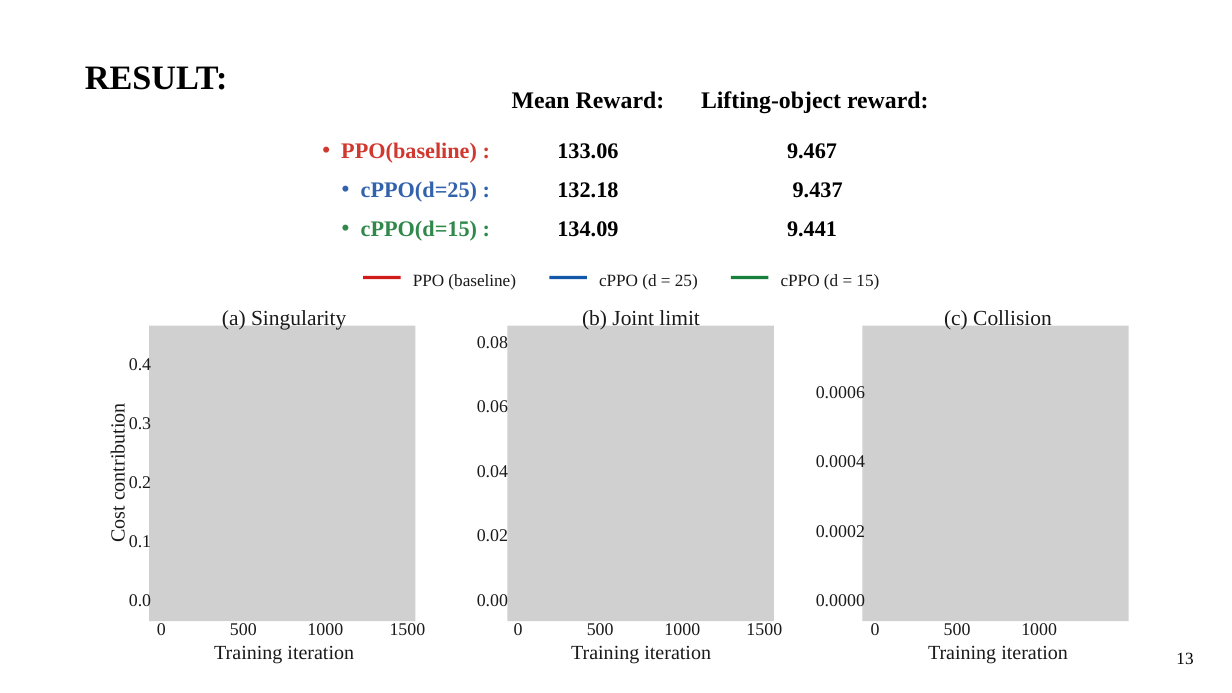
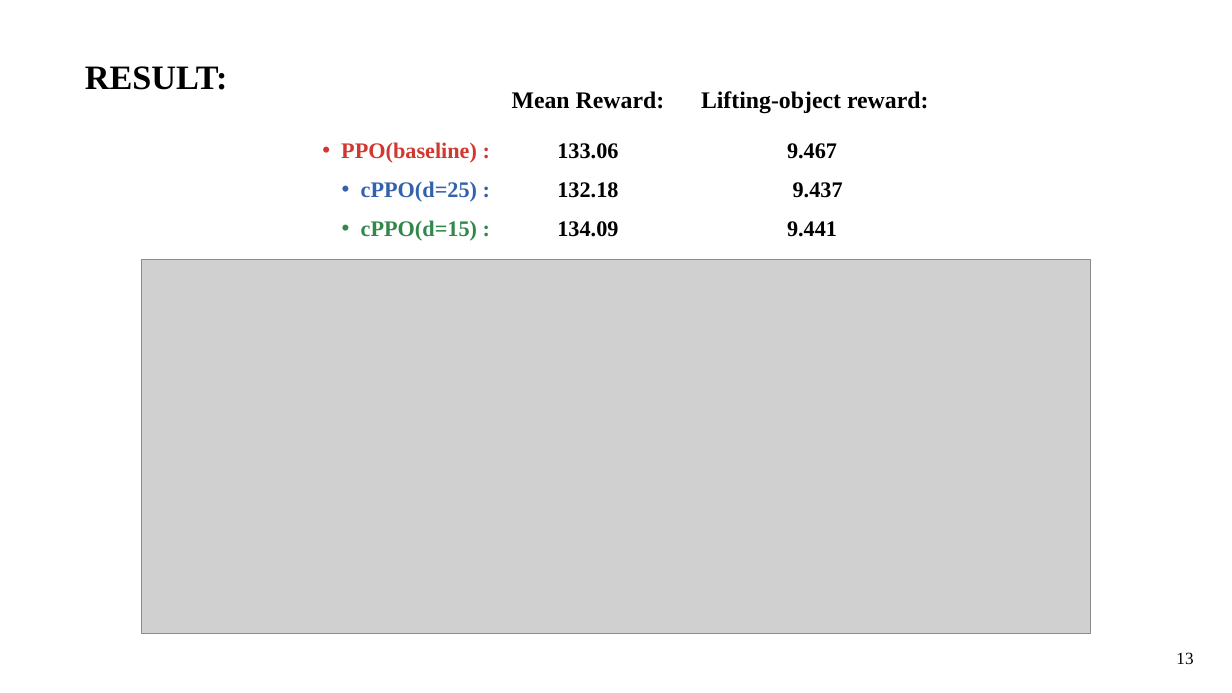
Before and after one commit to abdurRabbi23/ur5-safe-rl-thesis, a slide deck: slide 13 of Thesis_Documentation/Presentaion_slides/2031023.pptx. Drawn at 1232x693 pixels with LibreOffice and Linux fonts; fonts in the diff are those of the drawing; grey boxes stand for pictures. Boxes give left, top, right and bottom in pixels: in the first picture for what was removed or moved away, otherwise in the second. Text is boxed around its words. In the diff, an @@ line names an element or a change of style, - is before the commit and + after.

Commit message:
edited slides

```diff
--- a/Thesis_Documentation/Presentaion_slides/2031023.pptx
+++ b/Thesis_Documentation/Presentaion_slides/2031023.pptx
@@ picture added at (141,259,1091,633) @@
@@ group removed at (107,274,1129,664): 35 texts, 3 freeform shapes, 3 pictures @@
-0.4
-0.3
-0.2
-0.1
-0.0
-0
-500
-1000
-1500
-0.08
-0.06
-0.04
-0.02
-0.00
-0
-500
-1000
-1500
-0.0006
-0.0004
-0.0002
-0.0000
-0
-500
-1000
-Training iteration
-Training iteration
-Training iteration
-Cost contribution
-(a) Singularity
-(b) Joint limit
-(c) Collision
-PPO (baseline)
-cPPO (d = 25)
-cPPO (d = 15)
```
Also in this commit, not shown: 1 other slide changed, 1 other file.
